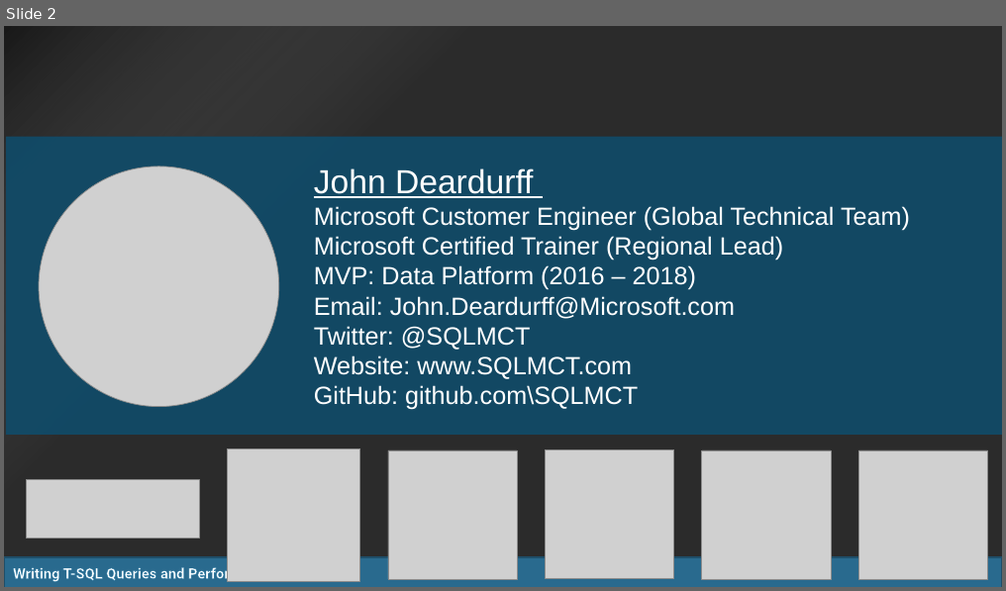
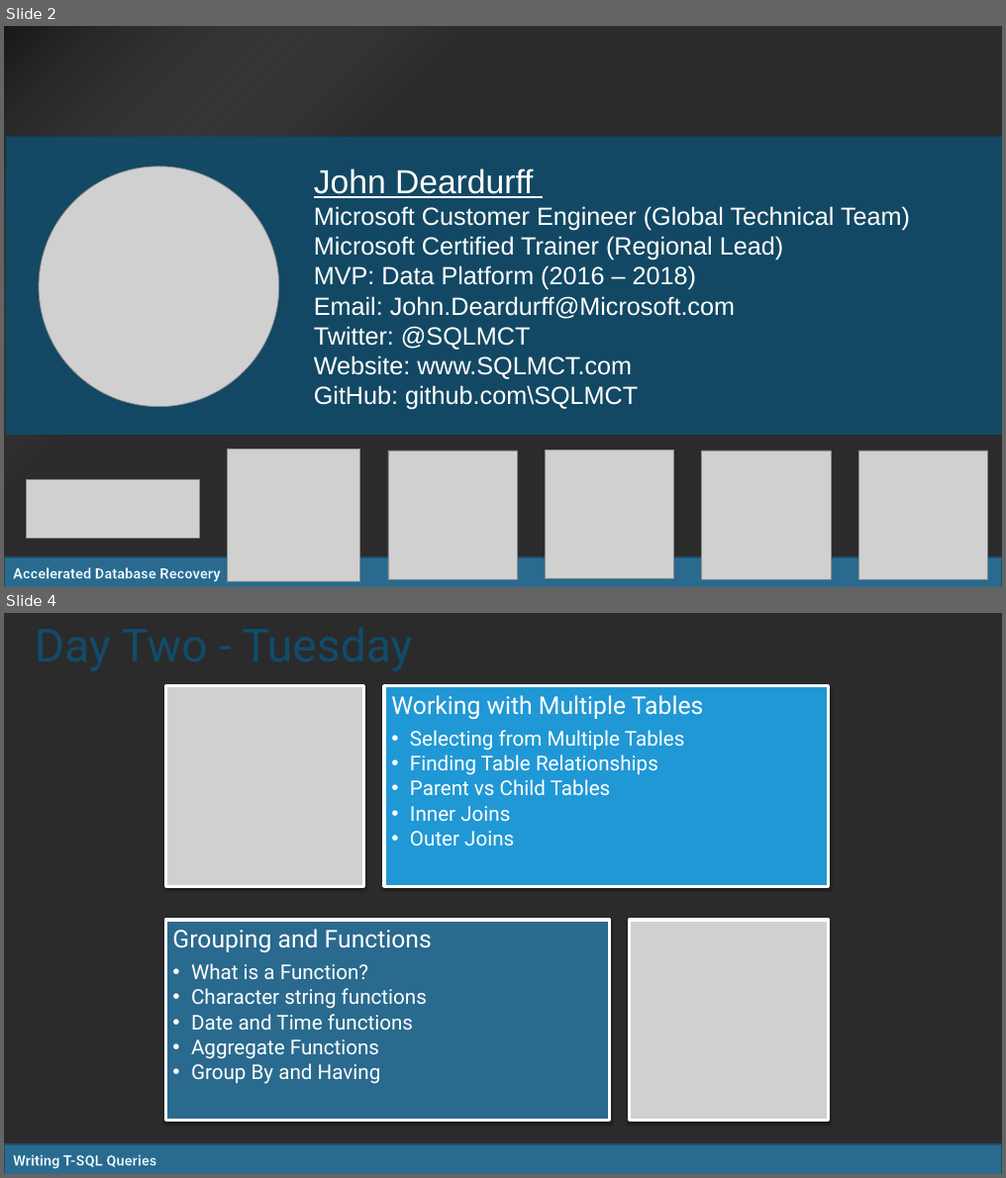
Before and after one commit to SQLMCT/SQL_Query_Writing, a slide deck: 00_IntroSlides.pptx. Shown one above the other, each under a label of ours: slide 2 before the commit, slides 2 and 4 after it; the slides between them are not shown. The pictures are 1006x591 and 1006x1178 pixels, drawn with LibreOffice and Linux fonts; fonts in the diff are those of the drawing; grey boxes stand for pictures; background and template pictures are left out; a plain dark background stands for a picture behind light text. Boxes give left, top, right and bottom in pixels: in the first picture for what was removed or moved away, otherwise in the second. Text is boxed around its words. In the diff, an @@ line names an element or a change of style, - is before the commit and + after.

```diff
--- a/00_IntroSlides.pptx
+++ b/00_IntroSlides.pptx
@@ slide 4 added at [4, 613, 1002, 1174], background picture (left out); not listed: 1 template element that a slide beside it also shows @@
@@ title added at [28, 631, 981, 704], 44.9 pt, text #104C6A @@
+Day Two - Tuesday
@@ group added at [165, 685, 828, 1121]: 2 rectangles, 2 texts, 2 pictures @@
+Working with Multiple Tables
+  • Selecting from Multiple Tables
+  • Finding Table Relationships
+  • Parent vs Child Tables
+  • Inner Joins
+  • Outer Joins
+Grouping and Functions
+  • What is a Function?
+  • Character string functions
+  • Date and Time functions
+  • Aggregate Functions
+  • Group By and Having
@@ text added at [13, 1156, 156, 1169], 14.3 pt, text #FFFFFF, bold @@
+Writing T-SQL Queries
@@ slide 2 changed as well @@
@@ text at [13, 568, 220, 582]: text changed @@
-Writing T-SQL Queries and Performance Tuning
+Accelerated Database Recovery
```
Also in this commit, not shown: 1 other slide changed, 4 other slides added, 6 slides removed, 5 other files.
